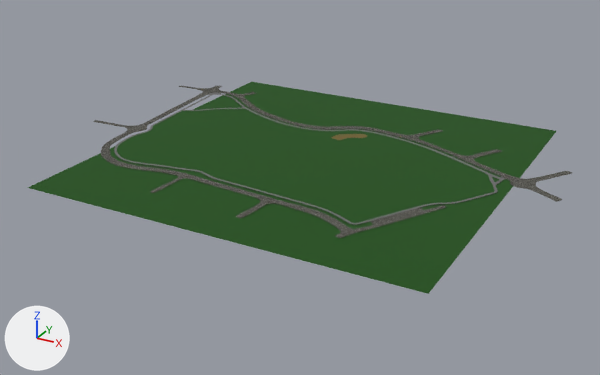
A saved change to the Blender file Art/Locations/LargeOval/LargeOval.blend.
Before and after are seen from a 50 mm camera at (347.0, -660.0, 294.0) aimed at (-9.0, -13.0, -30.0). Lighting does not change. The marker at lower left points along +X, +Y and +Z.

Script lines for the objects in view, before the commit:
```python
mat_grass = principled_material('Grass')
mat_grass.base_color = (0.0118, 0.082, 0.00593)  # dark green #1c5112
mat_grass.roughness = 1.0
me_plane = bpy.data.meshes.new('Plane')
me_plane.from_pydata(...)  # 180 vertices, 153 faces; spans x -140.0..117.0, y -76.0..68.0, z 0.0
me_plane.materials.append(mat_grass)  # dark green #1c5112
me_plane_002 = bpy.data.meshes.new('Plane.002')
me_plane_002.from_pydata([(-187.0, -187.0, 0.0), (187.0, -187.0, 0.0), (-187.0, 187.0, 0.0), (187.0, 187.0, 0.0)], [], [(0, 1, 3, 2)])
me_plane_002.materials.append(mat_grass)  # dark green #1c5112
me_plane_005 = bpy.data.meshes.new('Plane.005')
me_plane_005.from_pydata(...)  # 243 vertices, 131 faces; spans x -100.0..164.0, y -19.0..149.0, z 0.0
me_plane_005.materials.append(mat_path)  # dark grey #6d6d6d
ob_largeground = bpy.data.objects.new('LargeGround', me_plane_002)
ob_largeground.location = (0.0, 0.0, -0.4)
ob_maingrass_col = bpy.data.objects.new('MainGrass-col', me_plane)
ob_maingrass_col.location = (8.7, -4.5, 0.1)
ob_maingrass_col.scale = (1.45, 1.45, 1.45)
_m = ob_maingrass_col.modifiers.new('Subdivision', 'SUBSURF')
_m.levels = 3
_m.render_levels = 3
ob_path_col = bpy.data.objects.new('Path-col', me_plane_005)
ob_path_col.location = (-58.7, -89.0, 0.2)
ob_path_col.scale = (1.45, 1.45, 1.45)
_m = ob_path_col.modifiers.new('Subdivision', 'SUBSURF')
_m = ob_path_col.modifiers.new('Solidify', 'SOLIDIFY')
_m.thickness = 0.1
# also in view: 'Road-col' at (-13.0, 2.0, 0.0)
```
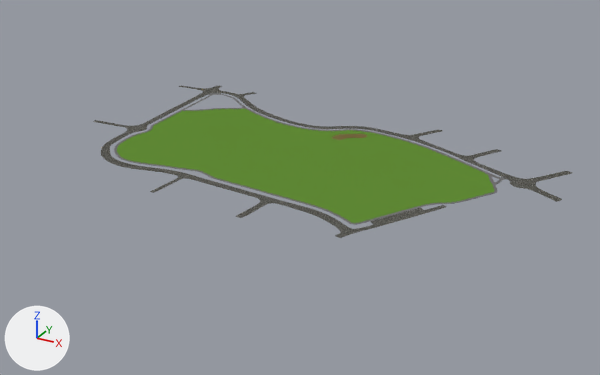
Changed parts and their boxes [x1, y1, x2, y2] in the pictures (600 x 375 px):
'LargeGround', hidden (green)
    before: [28, 82, 556, 294]
'MainGrass-col', recoloured, surface changed
    both: [117, 109, 495, 223]

What the commit changed:
Material 'Grass' (mat_grass) changes colour from dark green #1c5112 to green #628c36; in linear values from (0.0118, 0.082, 0.00593) to (0.122, 0.263, 0.0373).
In material 'Grass' (mat_grass), specular_ior_level is now set to 0.0.
Object 'LargeGround' (ob_largeground) is now hidden.
